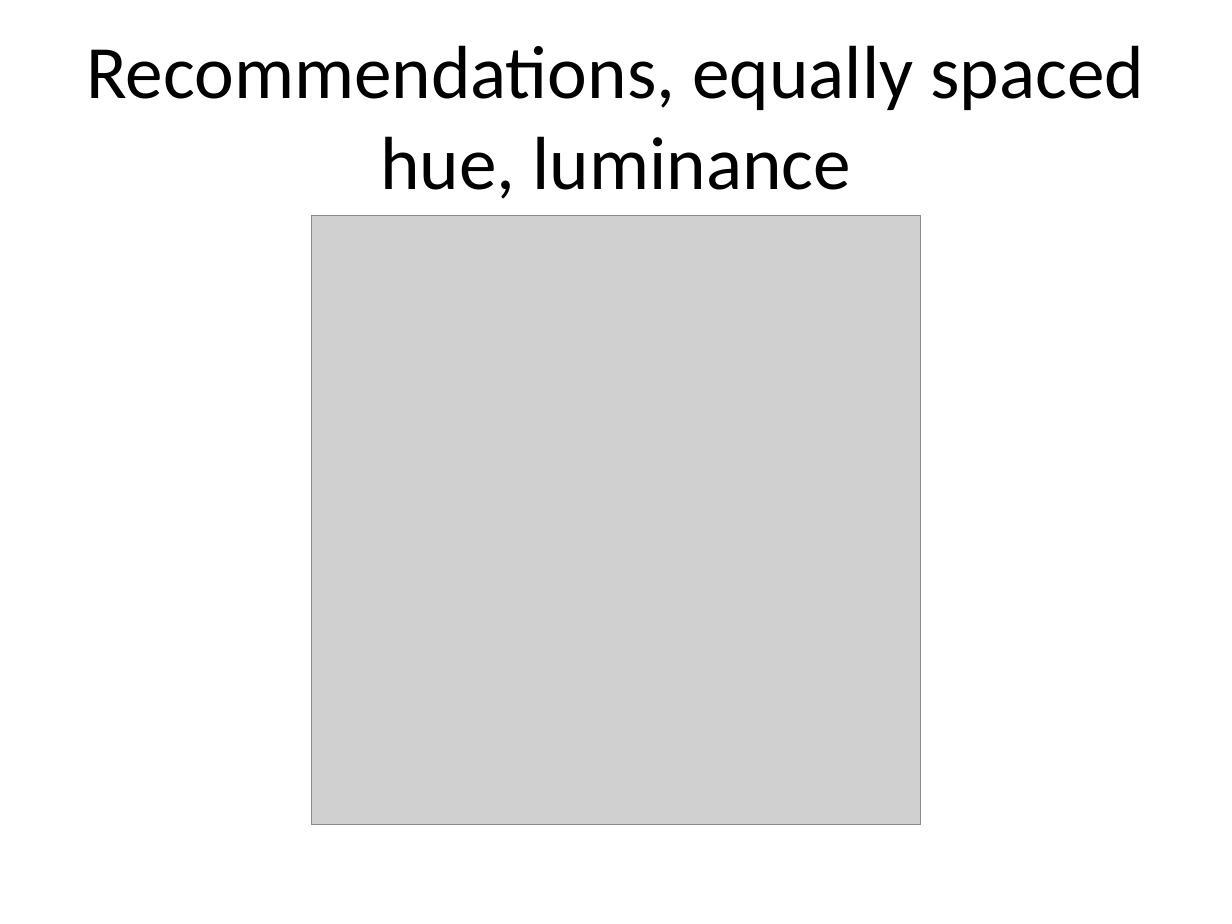
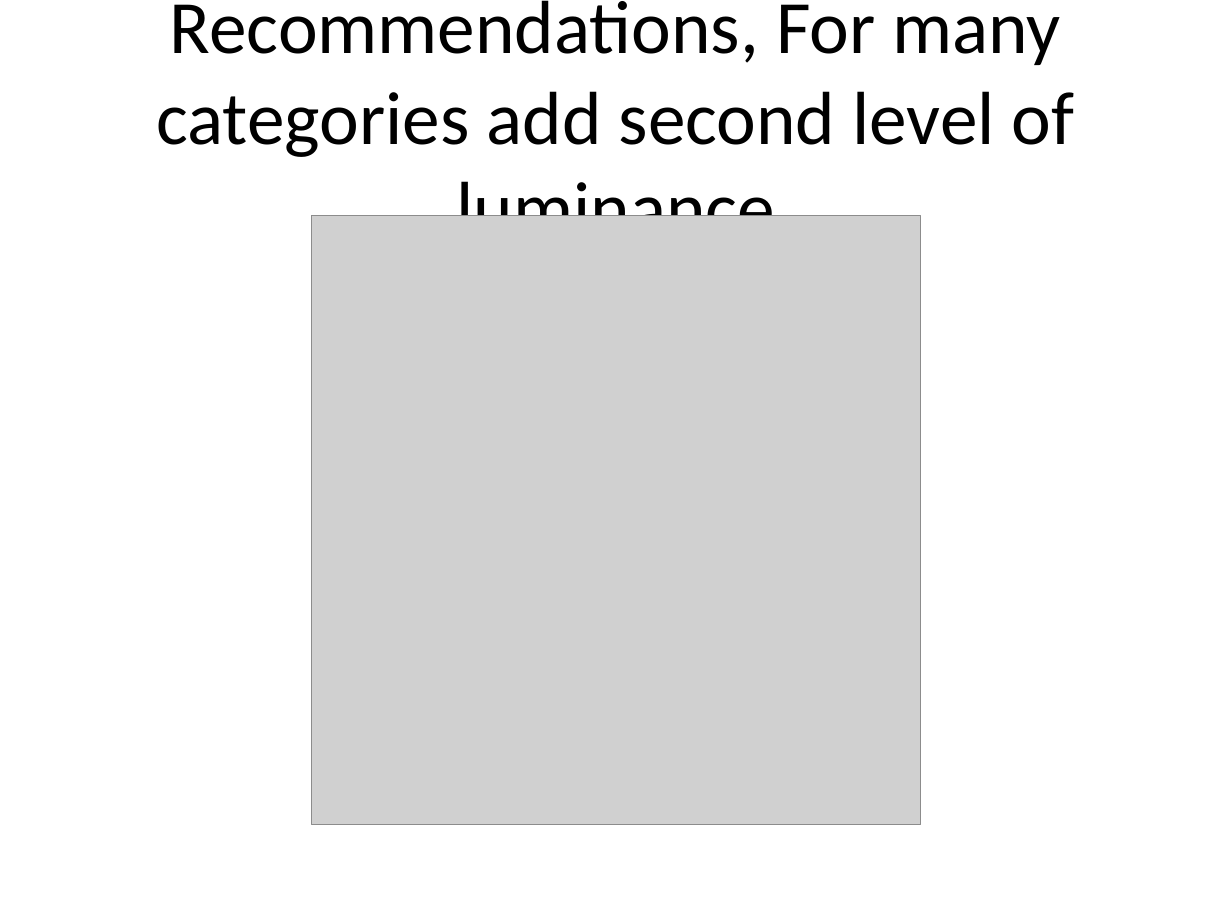
Before and after one commit to pmean/data-visualization, a slide deck: slide 23 of data-viz-02/component/recommendations-colors.pptx (slide 22 before the commit). Drawn at 1232x924 pixels with LibreOffice and Linux fonts; fonts in the diff are those of the drawing; grey boxes stand for pictures. Boxes give left, top, right and bottom in pixels: in the first picture for what was removed or moved away, otherwise in the second. Text is boxed around its words. In the diff, an @@ line names an element or a change of style, - is before the commit and + after.

Commit message:
Finalized color recommendations in data-viz-02

```diff
--- a/data-viz-02/component/recommendations-colors.pptx
+++ b/data-viz-02/component/recommendations-colors.pptx
@@ title at (156,0,1075,216): text changed @@
-Recommendations, equally spaced hue, luminance
+Recommendations, For many categories add second level of luminance
```
Also in this commit, not shown: 2 other slides changed, 5 slides added, 3 slides removed, 1 other file.
